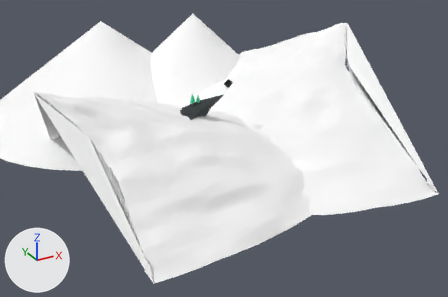
Renders of the COLLADA model source/resource/obj/cliff.dae from each side of a commit.
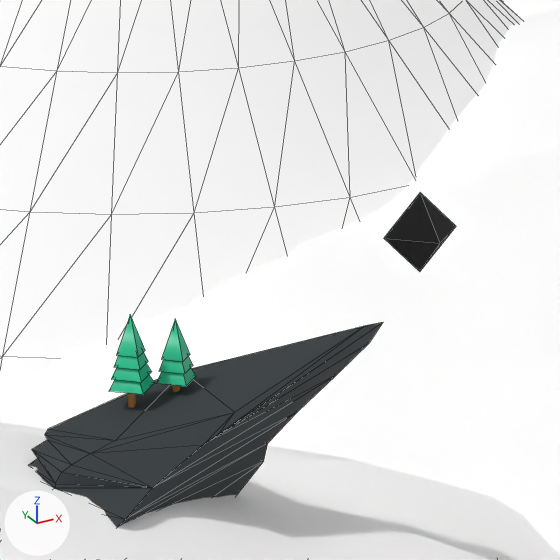
Old and new are each drawn from a 50 mm camera at (-163.1, -301.5, 116.0) aimed at (-5.4, -14.8, -27.3) and again close up on the part from 39% to 55% of the width and 18% to 42% of the height. Arrows for +X, +Y and +Z are at lower left; the lights stay in place. The close-ups show mesh edges as thin lines. Where no turn or scale is listed for an object, it has been applied to the vertices.

The first close-up shows 'Cliff', 'Cone', 'Cone_0', 'Cone_1', 'Cone_2', 'Diamond', 'MountainLeft', 'MountainRight'.
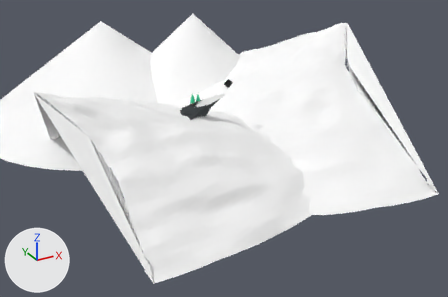
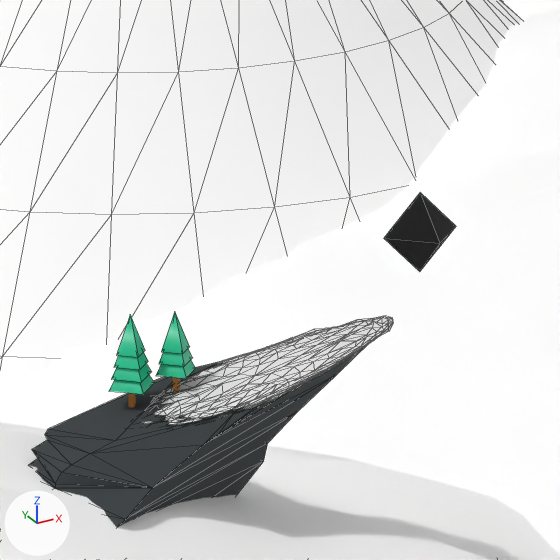
Boxes (x1, y1, x2, y2) around the edits, measured in the close-ups (560 x 560 px):
'Polygon.001', added: after (141, 316, 393, 427)
'Cone_0', moved: before (162, 320, 190, 362); after (161, 312, 190, 354)
'Cone_2', moved: before (156, 368, 196, 386); after (156, 360, 196, 378)
'Cone_1', moved: before (159, 356, 193, 374); after (159, 349, 193, 366)

Diff of the bpy script that builds the scene:
```diff
--- a/source/resource/obj/cliff.dae.py
+++ b/source/resource/obj/cliff.dae.py
@@ me_polygon @@
+me_polygon.from_pydata(...)  # 421 vertices, 800 faces; spans x -21.9..-0.2, y -4.7..3.9, z -4.5..0.8
@@ ob_cone_0 @@
 ob_cone_0 = bpy.data.objects.new('Cone_0', me_cone_0)
-ob_cone_0.location = (-13.19, 2.03, 0.3)
+ob_cone_0.location = (-13.19, 2.03, 0.88)
@@ ob_cone_1 @@
 ob_cone_1 = bpy.data.objects.new('Cone_1', me_cone_1)
-ob_cone_1.location = (-13.19, 2.03, -0.55)
+ob_cone_1.location = (-13.19, 2.03, 0.02)
@@ ob_cone_2 @@
 ob_cone_2 = bpy.data.objects.new('Cone_2', me_cone_2)
-ob_cone_2.location = (-13.19, 2.03, -1.41)
+ob_cone_2.location = (-13.19, 2.03, -0.83)
@@ ob_polygon_001 @@
+ob_polygon_001 = bpy.data.objects.new('Polygon.001', me_polygon)
+ob_polygon_001.location = (2.98, 0.0, -0.71)
```
